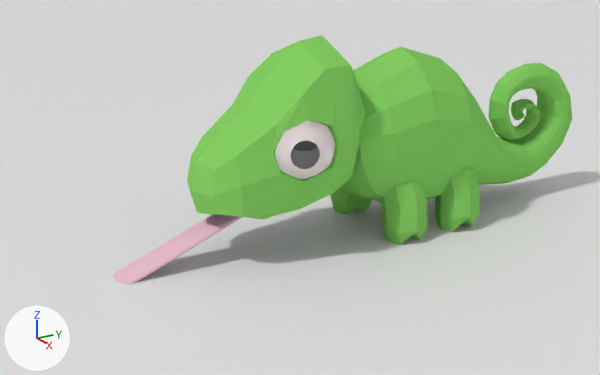
Renders of the Blender file characters/chameleon/chameleon.blend from each side of a commit.
The view is the same before and after, from a 50 mm lens placed at (6.41, -4.83, 3.01), pointed at (-0.1, -1.08, 0.49). Every picture has the same lights, and +X, +Y and +Z are marked at lower left.

In view in the first picture: 'Plane', 'chameleon', 'tongue'.
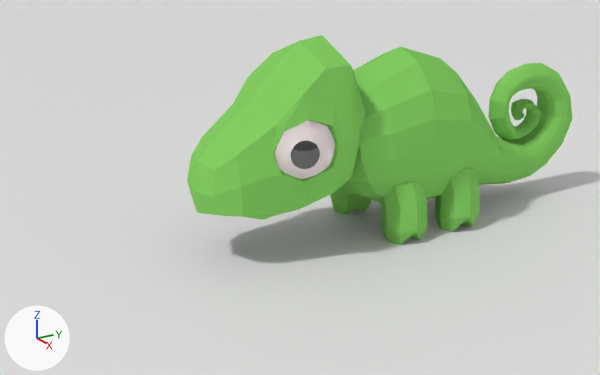
Where the change shows, as pixel boxes [x1, y1, x2, y2] in the pictures (600 x 375 px):
'tongue', hidden
    before: [113, 215, 242, 284]

What changed in the scene script:
```text
Change ob_tongue:
    add ob_tongue.hide_render = True
Change ob_chameleon:
    where _m = ob_chameleon.modifiers.new('Mirror', 'MIRROR')
    remove _m.use_clip = True
```
